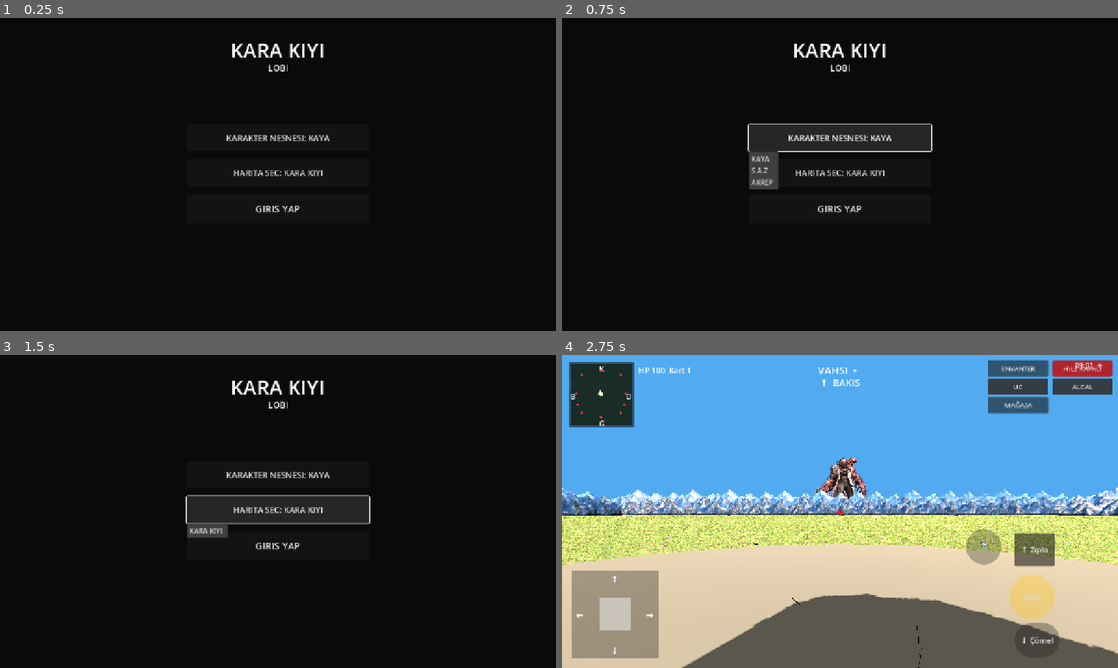
Above: before the commit, frames 1-4 (two rows, left to right).
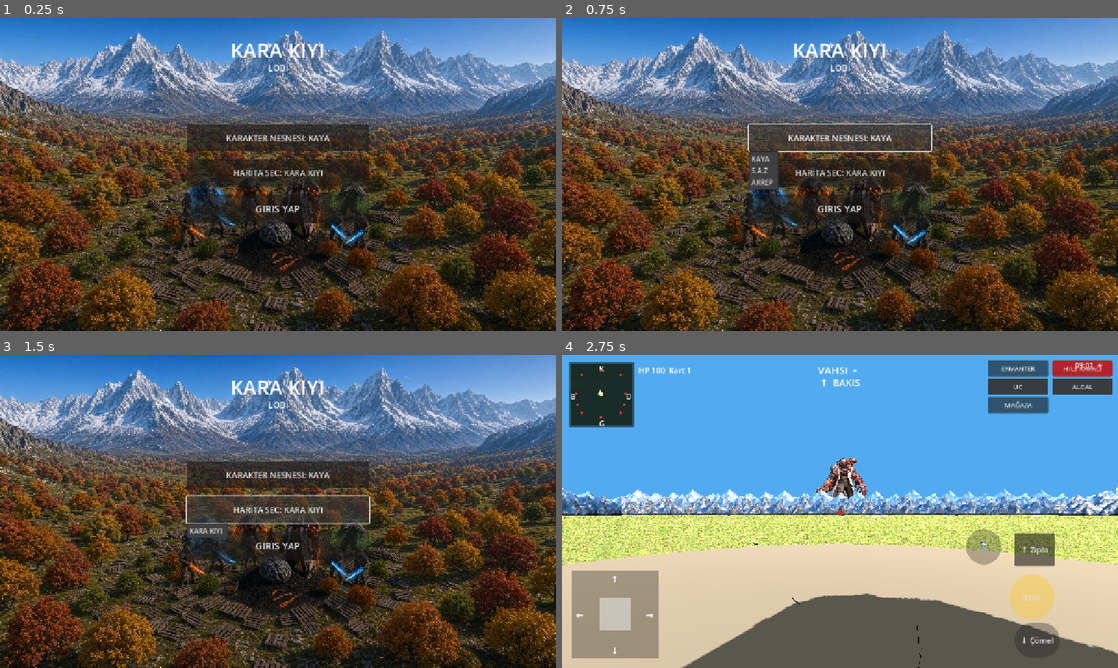
Above: after the commit, the same moments.

Repository: cantrsx-blip/GrayCardWars
Game: Godot game, scene res://scenes/Intro.tscn
Same seed, same stepped clock (60 frames per second), same inputs: the game is played once before the commit and once after it.
Inputs:
- Up to frame 1 (0.25 s): no input
- Up to frame 2 (0.75 s): click "KARAKTER NESNESI: KAYA" at 0.5 s
- Up to frame 3 (1.5 s): click "HARITA SEC: KARA KIYI" at 1.25 s
- Up to frame 4 (2.75 s): click "GIRIS YAP" at 2 s

The runs differ from the first frame. In frame 1, 85% of the frame differs, in the area x 0-100%, y 0-100%; in frame 2, 84%; in frame 3, 85%; in frame 4, nothing differs.

Commit message:
Use lobby background image fullscreen

Diff:
--- a/scripts/intro.gd
+++ b/scripts/intro.gd
@@ -19,9 +19,12 @@
 	_build_lobby()
 
 func _build_lobby():
-	var bg=ColorRect.new()
+	var bg=TextureRect.new()
 	bg.set_anchors_and_offsets_preset(Control.PRESET_FULL_RECT)
-	bg.color=Color(.035,.04,.035,1.0)
+	bg.texture=load("res://lobiarkaplan.jpg")
+	bg.expand_mode=TextureRect.EXPAND_IGNORE_SIZE
+	bg.stretch_mode=TextureRect.STRETCH_KEEP_ASPECT_COVERED
+	bg.mouse_filter=Control.MOUSE_FILTER_IGNORE
 	add_child(bg)
 
 	var title=Label.new()
